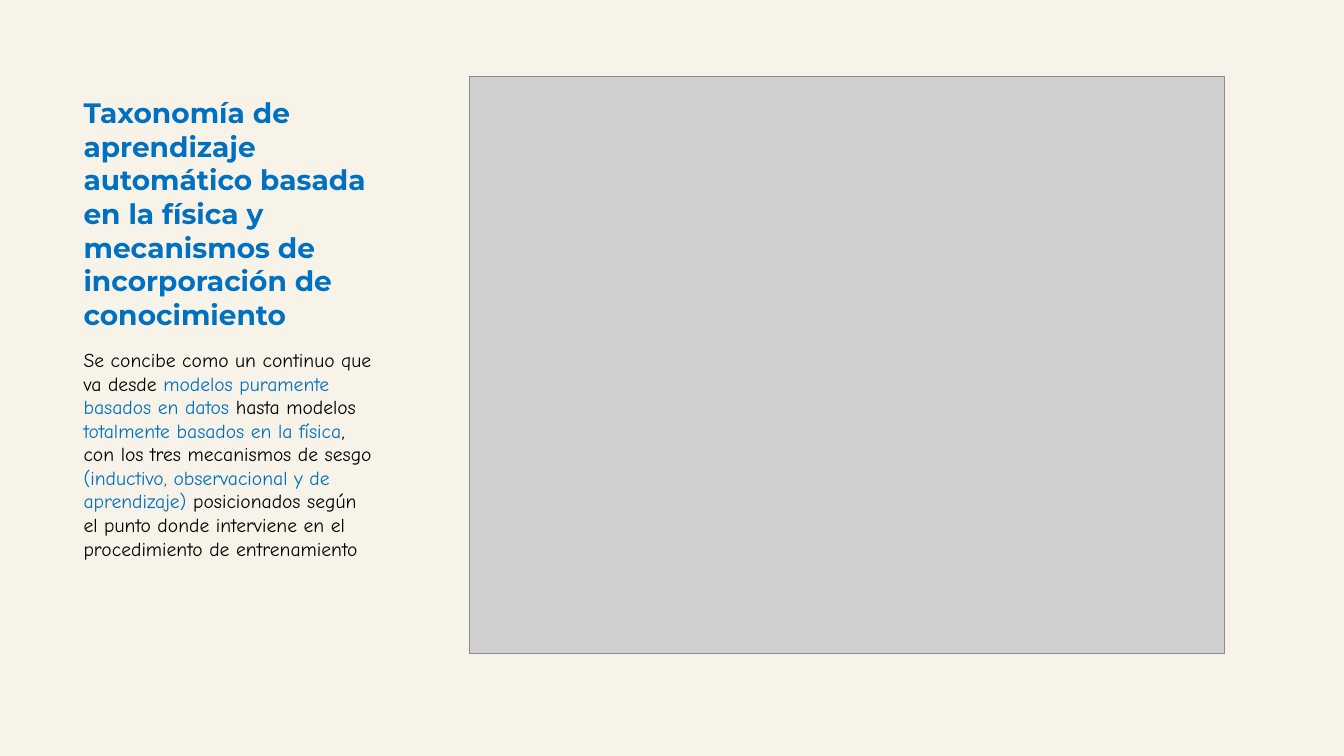
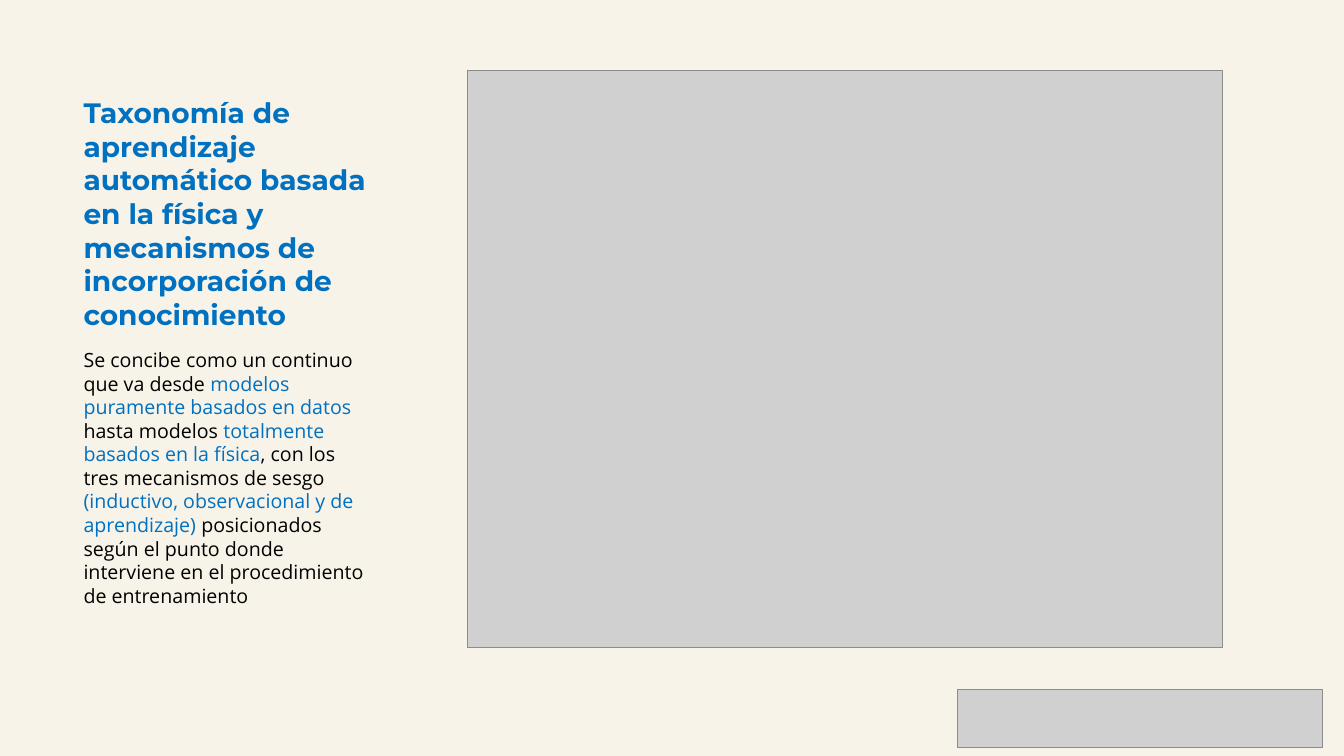
Before and after one commit to oscar-rincon/unbounded-domains, a slide deck: slide 2 of main/slides_es/resumen-trabajo-amci-4-09-2026.pptx. Drawn at 1344x756 pixels with LibreOffice and Linux fonts; fonts in the diff are those of the drawing; grey boxes stand for pictures. Boxes give left, top, right and bottom in pixels: in the first picture for what was removed or moved away, otherwise in the second. Text is boxed around its words. In the diff, an @@ line names an element or a change of style, - is before the commit and + after.

```diff
--- a/main/slides_es/resumen-trabajo-amci-4-09-2026.pptx
+++ b/main/slides_es/resumen-trabajo-amci-4-09-2026.pptx
@@ picture: place and size @@
-picture at [470, 77, 1225, 653]
+picture at [468, 71, 1223, 647]
@@ text "Se concibe como un continuo ..." at [84, 352, 364, 604]: font Comic Neue to Open Sans @@
@@ picture added at [958, 690, 1323, 747] @@
```
Also in this commit, not shown: 4 other slides changed, 2 other files.
